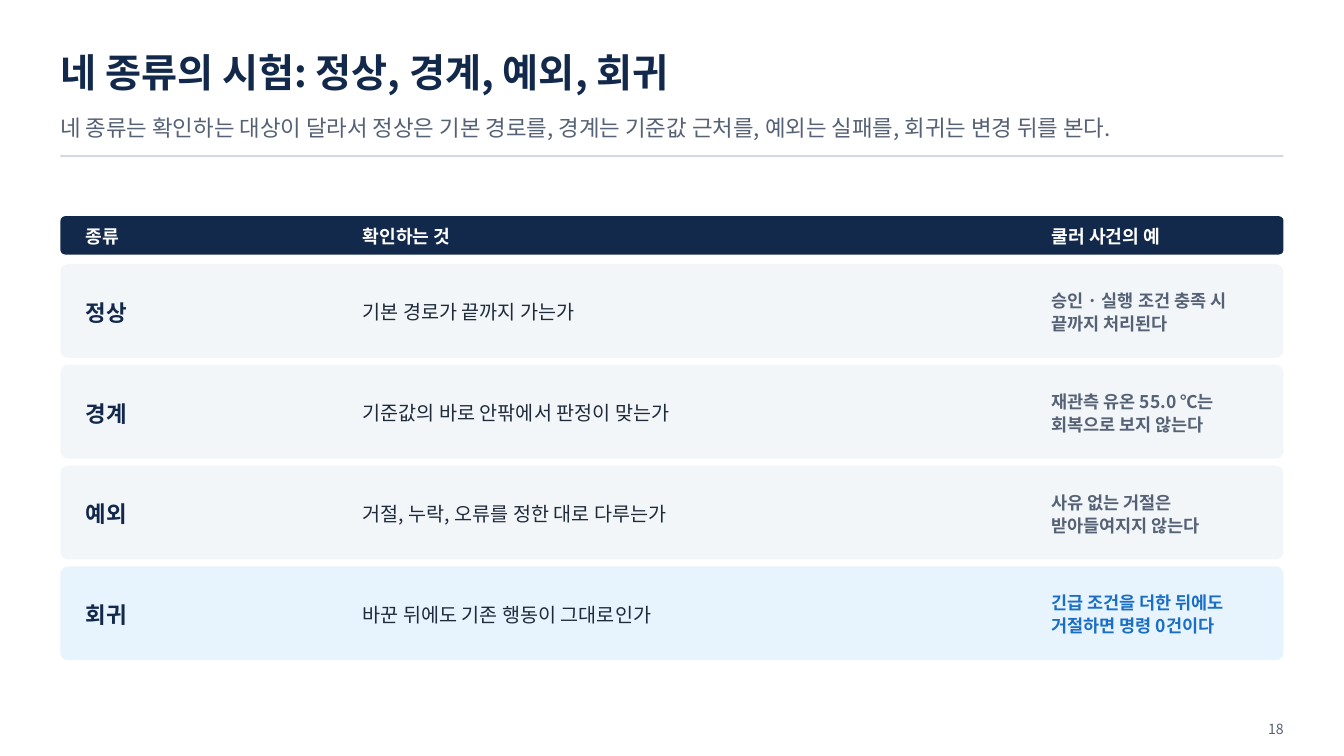
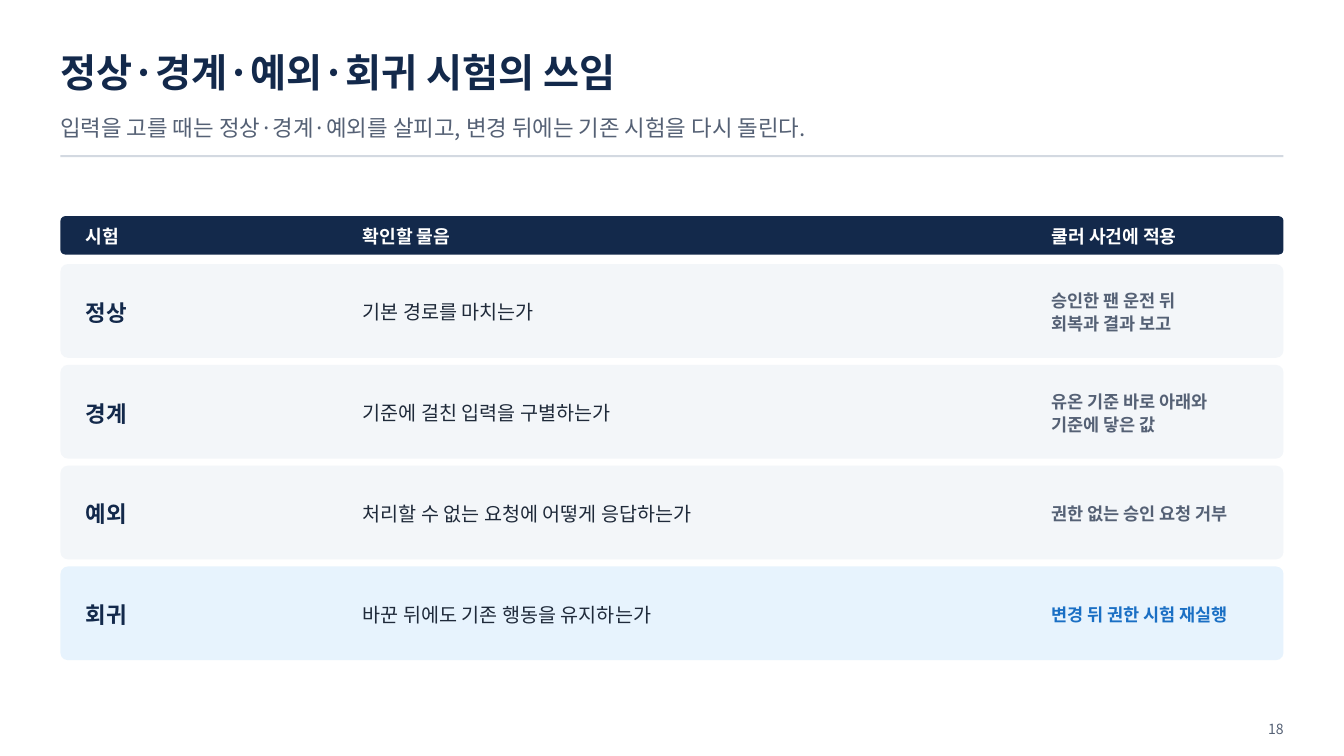
Before and after one commit to uengine-oss/hyd-iot-edu, a slide deck: slide 18 of workspace/강의제작/산출물/통합반/이론/08회차/통합반_08일차.pptx. Drawn at 1344x756 pixels with LibreOffice and Linux fonts; fonts in the diff are those of the drawing. Boxes give left, top, right and bottom in pixels: in the first picture for what was removed or moved away, otherwise in the second. Text is boxed around its words. In the diff, an @@ line names an element or a change of style, - is before the commit and + after.

Commit message:
통합반 8회차 13~23장 현재 시험에 맞춘 덱과 대본을 검토 중 상태로 보존

```diff
--- a/workspace/강의제작/산출물/통합반/이론/08회차/통합반_08일차.pptx
+++ b/workspace/강의제작/산출물/통합반/이론/08회차/통합반_08일차.pptx
@@ text at bbox=[60, 54, 616, 91]: text changed @@
-네 종류의 시험: 정상, 경계, 예외, 회귀
+정상·경계·예외·회귀 시험의 쓰임
@@ text at bbox=[60, 117, 806, 140]: text changed @@
-네 종류는 확인하는 대상이 달라서 정상은 기본 경로를, 경계는 기준값 근처를, 예외는 실패를, 회귀는 변경 뒤를 본다.
+입력을 고를 때는 정상·경계·예외를 살피고, 변경 뒤에는 기존 시험을 다시 돌린다.
@@ text at bbox=[86, 227, 119, 245]: text changed @@
-종류
+시험
@@ text at bbox=[363, 227, 450, 245]: text changed @@
-확인하는 것
+확인할 물음
@@ text at bbox=[1051, 227, 1176, 245]: text changed @@
-쿨러 사건의 예
+쿨러 사건에 적용
@@ text at bbox=[1051, 292, 1176, 332]: text changed @@
-승인 · 실행 조건 충족 시
-끝까지 처리된다
+승인한 팬 운전 뒤
+회복과 결과 보고
@@ text at bbox=[363, 302, 534, 321]: text changed @@
-기본 경로가 끝까지 가는가
+기본 경로를 마치는가
@@ text at bbox=[363, 403, 610, 422]: text changed @@
-기준값의 바로 안팎에서 판정이 맞는가
+기준에 걸친 입력을 구별하는가
@@ text at bbox=[1051, 393, 1208, 433]: text changed @@
-재관측 유온 55.0 ℃는
-회복으로 보지 않는다
+유온 기준 바로 아래와
+기준에 닿은 값
@@ text at bbox=[363, 504, 691, 523]: text changed @@
-거절, 누락, 오류를 정한 대로 다루는가
+처리할 수 없는 요청에 어떻게 응답하는가
@@ text at bbox=[1051, 505, 1228, 522]: text changed @@
-사유 없는 거절은
-받아들여지지 않는다
+권한 없는 승인 요청 거부
@@ text at bbox=[363, 605, 651, 624]: text changed @@
-바꾼 뒤에도 기존 행동이 그대로인가
+바꾼 뒤에도 기존 행동을 유지하는가
@@ text at bbox=[1051, 606, 1228, 623]: text changed @@
-긴급 조건을 더한 뒤에도
-거절하면 명령 0건이다
+변경 뒤 권한 시험 재실행
```
Also in this commit, not shown: 7 other slides changed, 3 slides added, 3 slides removed, 5 other files.
